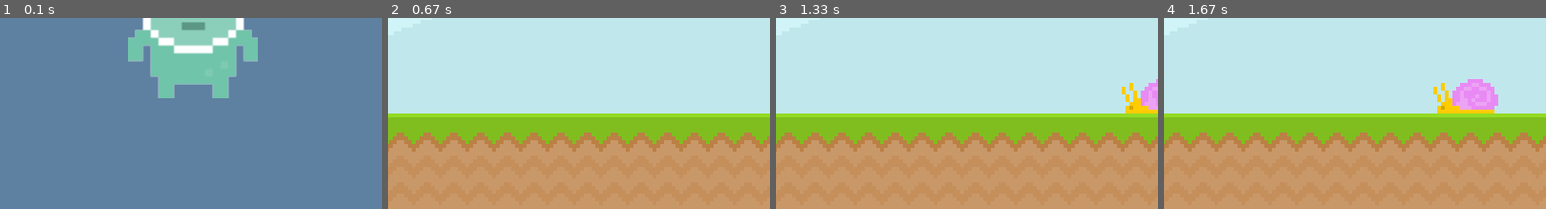
Above: before the commit, frames 1-4 (left to right).
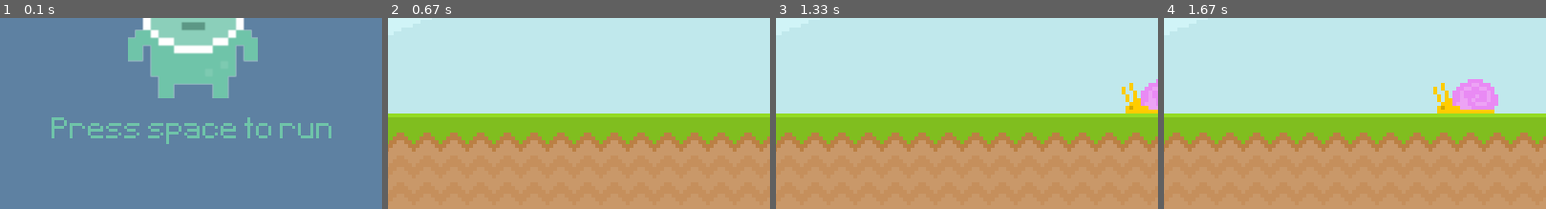
Above: after the commit, the same moments.

Repository: WebDevJasonCameron/pygame_study
Game: pygame game, started from pygame_intro/runner_game.py
Two runs of this game, one before a commit and one after it. Both use one fixed random seed, a clock stepped at 60 frames per second and the inputs below.
Inputs (mouse positions are % of the whole screen's width and height, from its top left):
- Up to frame 1 (0.1 s): no input
- Up to frame 2 (0.67 s): tap Space at 0.33 s
- Up to frame 3 (1.33 s): click (10, 64) at 0.72 s
- Up to frame 4 (1.67 s): tap Space at 1.5 s
The pictures show only the part of the screen within x 25-75%, y 50-100%; the shares and areas given below are measured in that part.

The runs differ from the first frame. In frame 1, 2.2% of the frame differs, in the area x 13-87%, y 52-66%; in frame 2, nothing differs; in frame 3, nothing differs; in frame 4, nothing differs.

Commit message:
work on intro page

Diff:
--- a/pygame_intro/runner_game.py
+++ b/pygame_intro/runner_game.py
@@ -53,6 +53,9 @@
 
 game_name = text_font.render('Pixel Runner', False, (111, 196, 169))
 game_name_rect = game_name.get_rect(center=(400, 80))
+
+game_message = text_font.render('Press space to run', False, (111, 196, 169))
+game_message_rect = game_message.get_rect(center=(400, 320))
 
 # Physics
 player_gravity = 0
@@ -111,6 +114,7 @@
         screen.fill((94, 129, 162))
         screen.blit(player_stand, player_stand_rect)
         screen.blit(game_name, game_name_rect)
+        screen.blit(game_message, game_message_rect)
 
     # run
     pygame.display.update()
